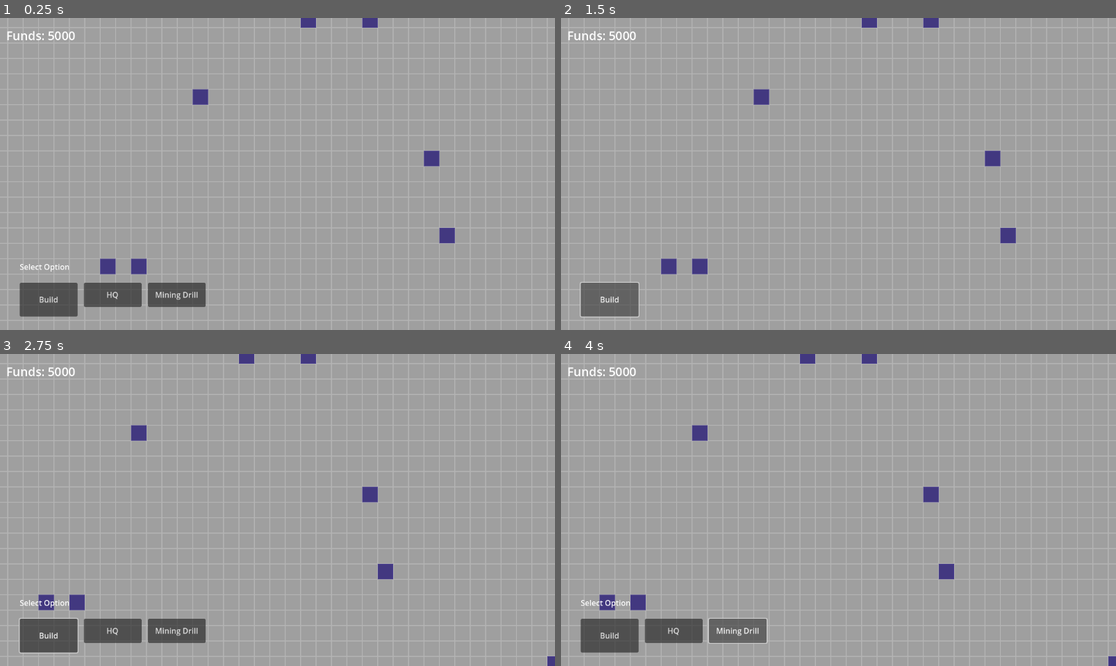
Above: before the commit, frames 1-4 (two rows, left to right).
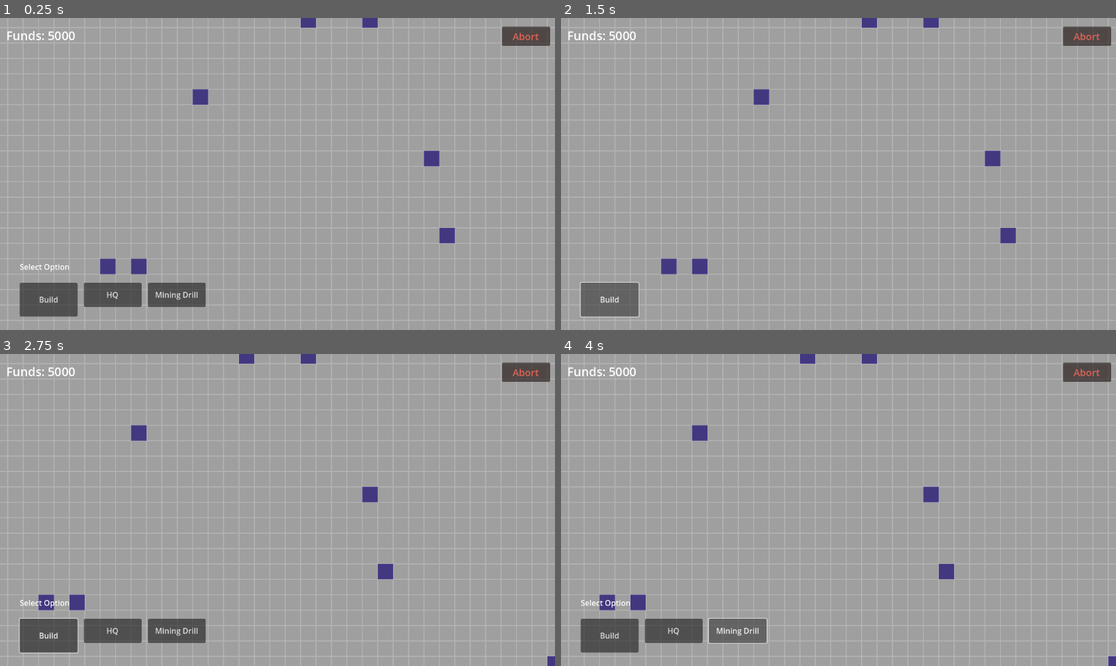
Above: after the commit, the same moments.

Repository: dwlee0802/BusinessTD
Game: Godot game, scene res://Scenes/game.tscn
The game is run twice, just before and just after one commit, with the same random seed, the same clock (stepped at 60 frames per second) and the same inputs.
Inputs (mouse positions are in pixels of both pictures, inside the frame that each line leads up to):
- Up to frame 1 (0.25 s): no input
- Up to frame 2 (1.5 s): click (1088, 36) at 0.5 s, where only the run after the commit has a clickable "Abort"; click "Build" at 1.25 s
- Up to frame 3 (2.75 s): tap Enter at 2 s; move the mouse to (16, 357) at 2.02 s; hold D from 2.03 s (still down); click (16, 357) at 2.17 s
- Up to frame 4 (4 s): release D at 2.75 s; click "HQ" at 2.75 s; click "Mining Drill" at 3.5 s

The runs differ from the first frame. In frame 1, 0.5% of the frame differs, in the area x 90-100%, y 2-9%; in frame 2, 0.5%; in frame 3, 0.5%; in frame 4, 0.5%.

Commit message:
Added abort button.

Diff:
--- a/Scenes/game.gd
+++ b/Scenes/game.gd
@@ -26,7 +26,7 @@
 var buildingSizeN = [3, 7, 5]
 
 # upfront cost of buildings
-var buildingCosts = [1200, 2000, 1000]
+var buildingCosts = [1000, 2000, 800]
 
 var spawnRate: float = 2
 var spawnRateHolder: float = 1
@@ -37,7 +37,7 @@
 
 var operationFunds: float = 5000
 
-var difficultyScale: float = 1.05
+var difficultyScale: float = 1.04
 
 # Called when the node enters the scene tree for the first time.
 func _ready():
--- a/Scenes/game.tscn
+++ b/Scenes/game.tscn
@@ -104,6 +104,16 @@
 theme_override_font_sizes/normal_font_size = 25
 text = "Funds: 0"
 
+[node name="AbortButton" type="Button" parent="Camera/CanvasLayer/InGameUI"]
+modulate = Color(1, 0.45098, 0.388235, 1)
+layout_mode = 0
+offset_left = 1042.0
+offset_top = 18.0
+offset_right = 1142.0
+offset_bottom = 58.0
+theme_override_font_sizes/font_size = 20
+text = "Abort"
+
 [node name="MapBlock" parent="." instance=ExtResource("2_d8xa2")]
 
 [connection signal="mouse_entered" from="Camera/CanvasLayer/InGameUI/BuildMenu/BuildButton" to="." method="_on_mouse_entered_ui"]
